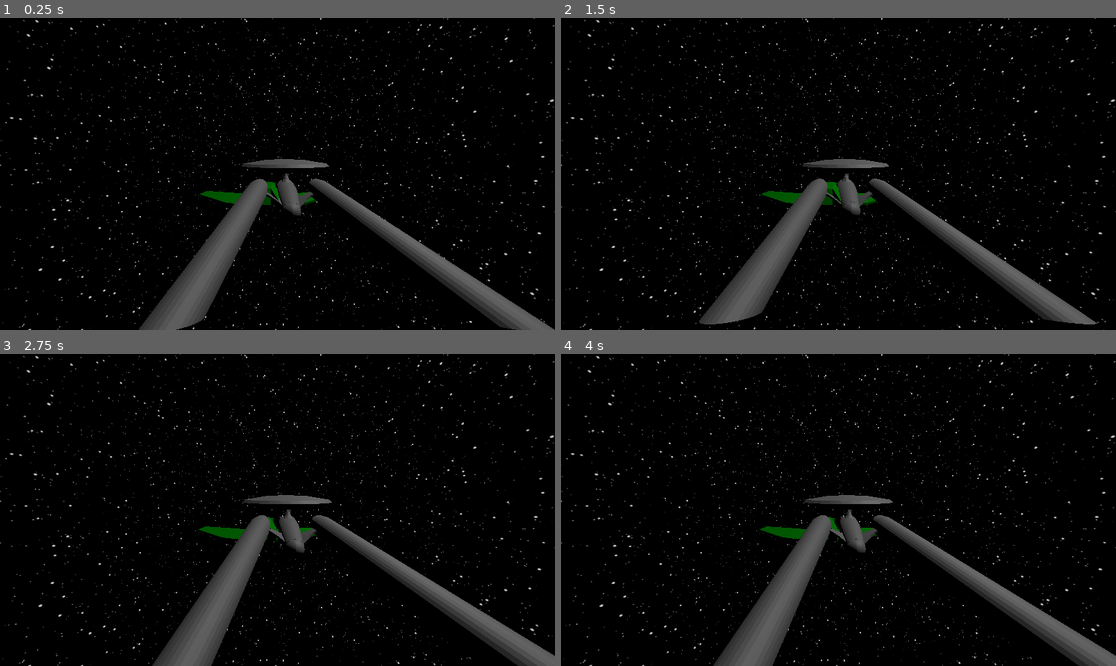
Above: before the commit, frames 1-4 (two rows, left to right).
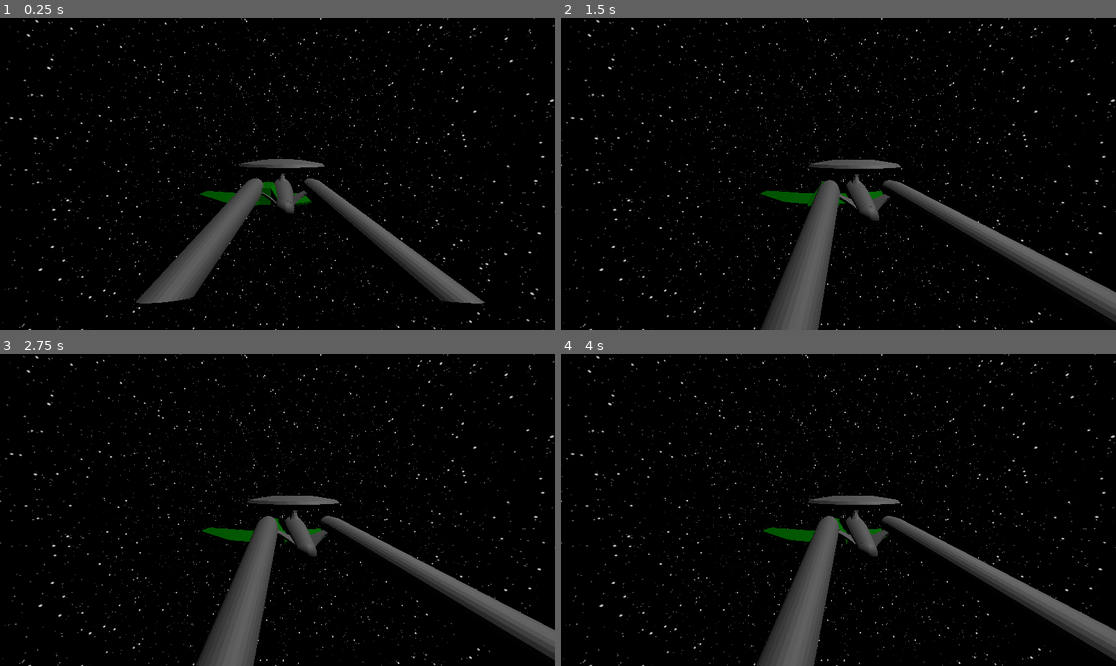
Above: after the commit, the same moments.

Repository: Joe-Downs/3d-pursuit
Game: Godot game, scene res://node_3d.tscn
The game is run twice, just before and just after one commit, with the same random seed, the same clock (stepped at 60 frames per second) and the same inputs.
Inputs:
- Up to frame 1 (0.25 s): no input
- Up to frame 2 (1.5 s): no input
- Up to frame 3 (2.75 s): no input
- Up to frame 4 (4 s): tap Enter at 3.5 s

The runs differ from the first frame. In frame 1, 7.8% of the frame differs, in the area x 24-100%, y 45-100%; in frame 2, 12%; in frame 3, 10%; in frame 4, 10%.

Commit message:
Use configurable speed for ships

Diff:
--- a/node_3d.tscn
+++ b/node_3d.tscn
@@ -39,6 +39,7 @@
 transform = Transform3D(-1, 0, -8.742278e-08, 0, 1, 0, 8.742278e-08, 0, -1, -4, 0, 4)
 script = ExtResource("3_i5arm")
 ENEMY = NodePath("../Enterprise")
+SPEED = 2
 
 [node name="bird-o-prey-model" parent="BirdOfPrey" instance=ExtResource("2_a0tk4")]
 
--- a/ship.gd
+++ b/ship.gd
@@ -4,6 +4,7 @@
 
 # ================================== Variables =================================
 @export var ENEMY: Node
+@export var SPEED: int = 1
 static var MAX_DIRECTIONS = 3
 var destination := Vector3()
 
@@ -104,5 +105,5 @@
 		print("Changing directions")
 		destination = choose_point()
 	#move_and_rotate(delta, directions, false, change, 1)
-	position = position.lerp(destination, delta*2)
+	position = position.lerp(destination, delta * SPEED)
 	return
